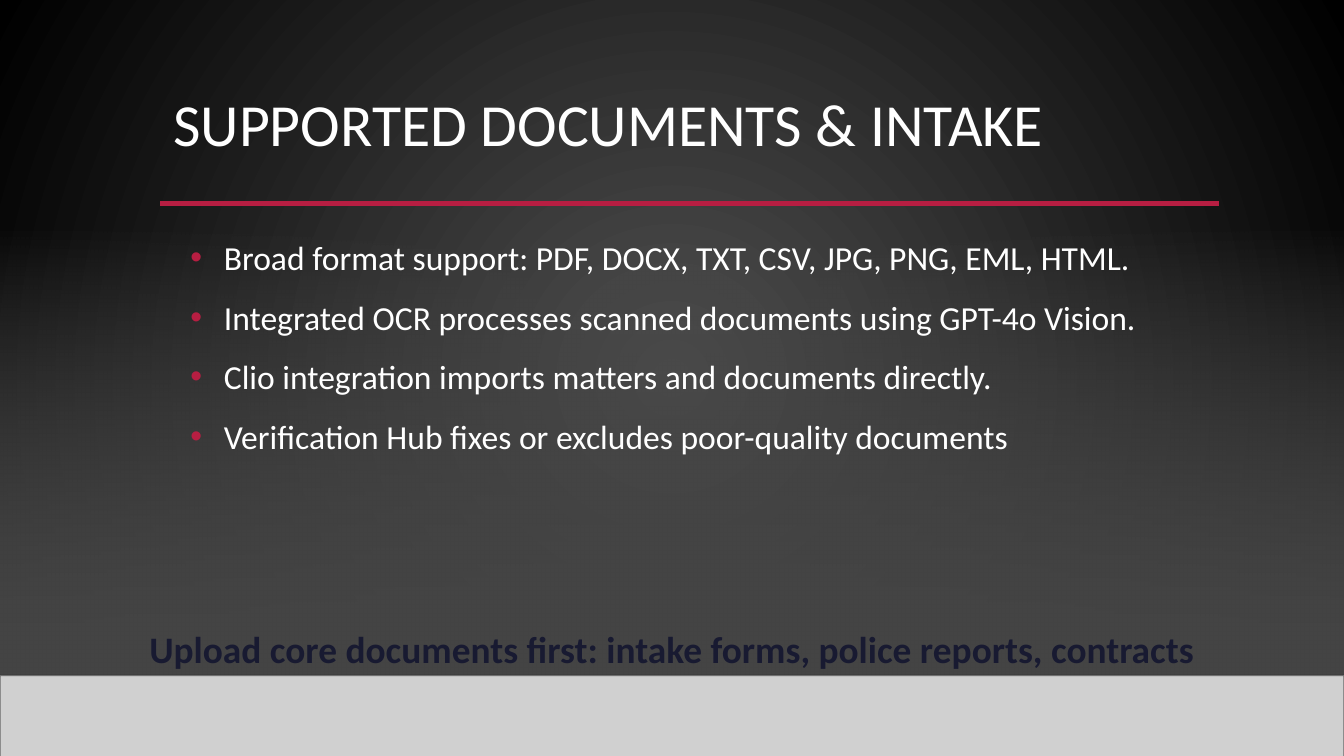
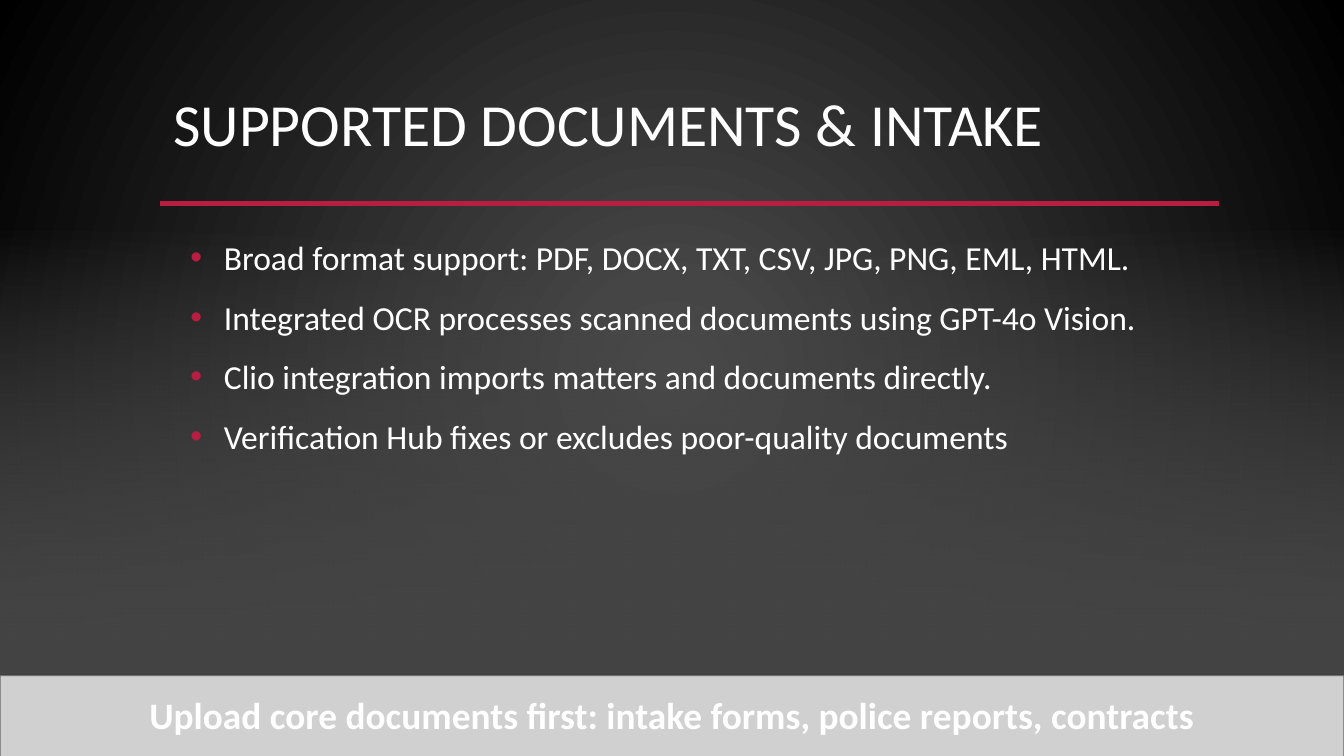
Before and after one commit to wisdom1456/Finding_Email, a slide deck: slide 17 of presentation/harvey_ai_attorney_adoption.pptx (slide 14 before the commit). Drawn at 1344x756 pixels with LibreOffice and Linux fonts; fonts in the diff are those of the drawing; grey boxes stand for pictures; background and template pictures are left out. Boxes give left, top, right and bottom in pixels: in the first picture for what was removed or moved away, otherwise in the second. Text is boxed around its words. In the diff, an @@ line names an element or a change of style, - is before the commit and + after.

```diff
--- a/presentation/harvey_ai_attorney_adoption.pptx
+++ b/presentation/harvey_ai_attorney_adoption.pptx
@@ text "Upload core documents first: intake ...": place and size @@
-text "Upload core documents first: intake ..." at box(149, 637, 1194, 668)
+text "Upload core documents first: intake ..." at box(149, 703, 1194, 735)
@@ text "Upload core documents first: intake ..." at box(149, 703, 1194, 735): text colour #181A31 to #FFFFFF @@
```
Also in this commit, not shown: 7 other slides changed, 3 slides added, 6 other files.
